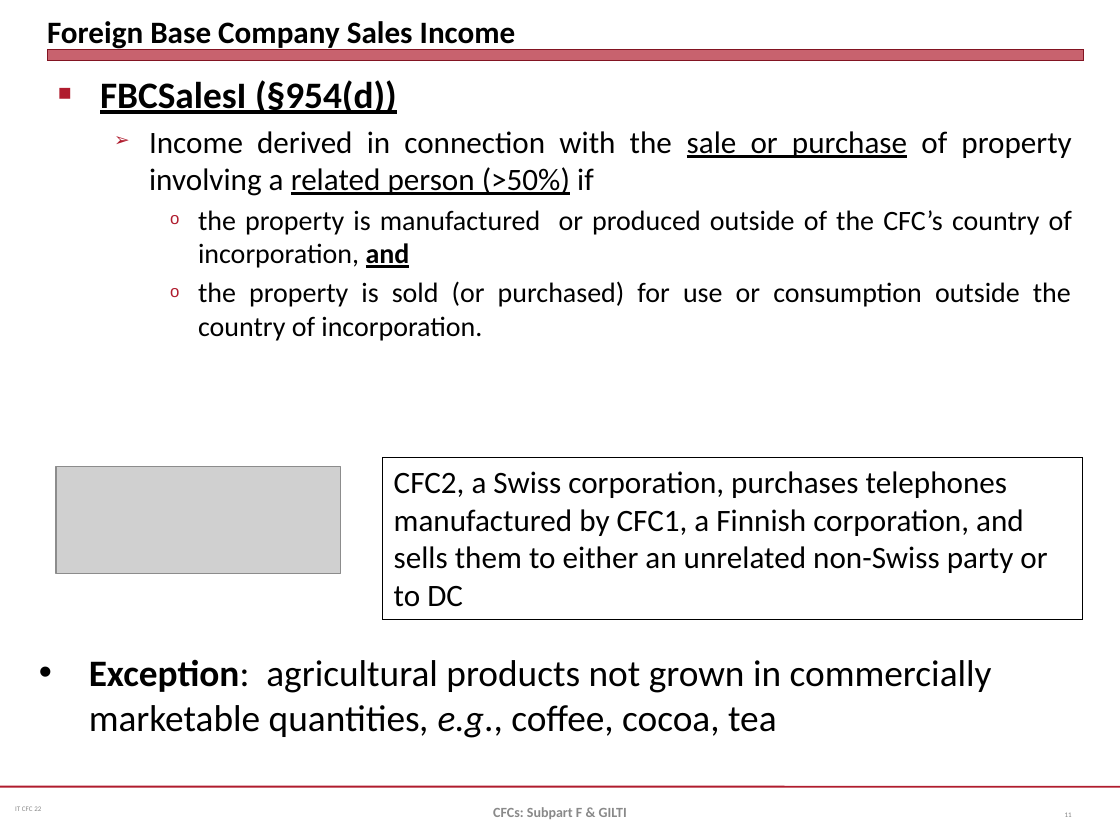
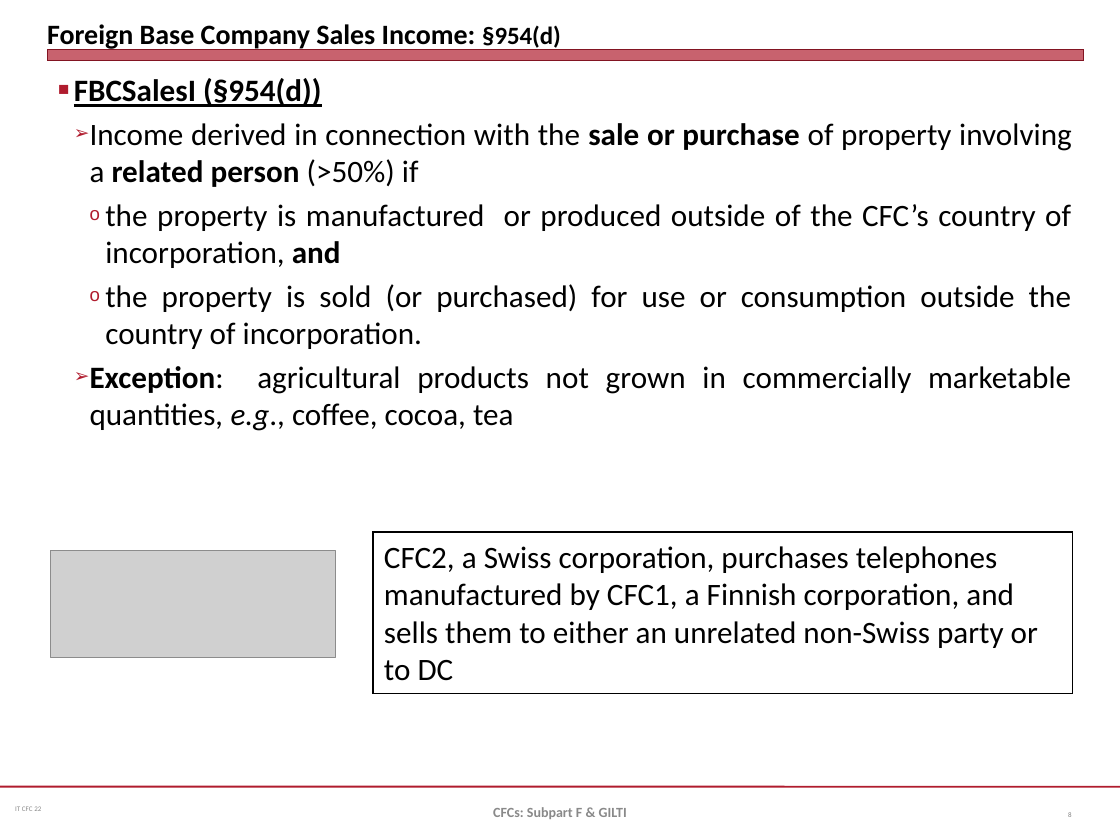
Before and after one commit to jmc877/International-Tax, a slide deck: slide 8 of slides/IT_CFC_22_1.pptx (slide 11 before the commit). Drawn at 1120x840 pixels with LibreOffice and Linux fonts; fonts in the diff are those of the drawing; grey boxes stand for pictures. Boxes give left, top, right and bottom in pixels: in the first picture for what was removed or moved away, otherwise in the second. Text is boxed around its words. In the diff, an @@ line names an element or a change of style, - is before the commit and + after.

```diff
--- a/slides/IT_CFC_22_1.pptx
+++ b/slides/IT_CFC_22_1.pptx
@@ title at bbox=[47, 24, 561, 51]: text changed; size 20 to 18 pt @@
-Foreign Base Company Sales Income
+Foreign Base Company Sales Income: §954(d)
@@ text at bbox=[74, 78, 1072, 349]: size 24 to 20 pt in "FBCSalesI (§954(d))"; bold on in "sale or purchase related person"; underline off in "sale or purchase related person (>50%)", "and"; size 18 to 20 pt in "the property is manufactured or produced outside ...", "the property is sold (or purchased) for ..."; indent changed @@
@@ text at bbox=[90, 366, 1071, 431]: paragraph added @@
+  ➢ Exception: agricultural products not grown in commercially marketable quantities, e.g., coffee, cocoa, tea
@@ picture removed at bbox=[56, 467, 340, 573] @@
@@ rectangle "CFC2, a Swiss corporation, purchases ...": place and size @@
-rectangle "CFC2, a Swiss corporation, purchases ..." at bbox=[383, 457, 1083, 618]
+rectangle "CFC2, a Swiss corporation, purchases ..." at bbox=[373, 532, 1073, 693]
@@ picture added at bbox=[50, 551, 335, 657] @@
@@ text removed at bbox=[89, 659, 992, 738] @@
-• Exception: agricultural products not grown in commercially marketable quantities, e.g., coffee, cocoa, tea
@@ page number at bbox=[1068, 812, 1072, 817]: text changed @@
-11
+8
```
Also in this commit, not shown: 16 other slides changed, 7 slides added, 2 slides removed, 2 other files.
